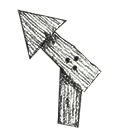
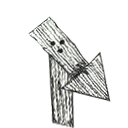
Comparing the layer stacks of the two 128 x 128 images. Changes:
added group "down right" with 2 layers above "down left" over [28, 16, 111, 128]
added layer "Layer 4" in group "down right" over [28, 16, 111, 102]
added layer "Layer 3" in group "down right" over [46, 30, 75, 128]
hid "pointing left" over [17, 9, 102, 128]
